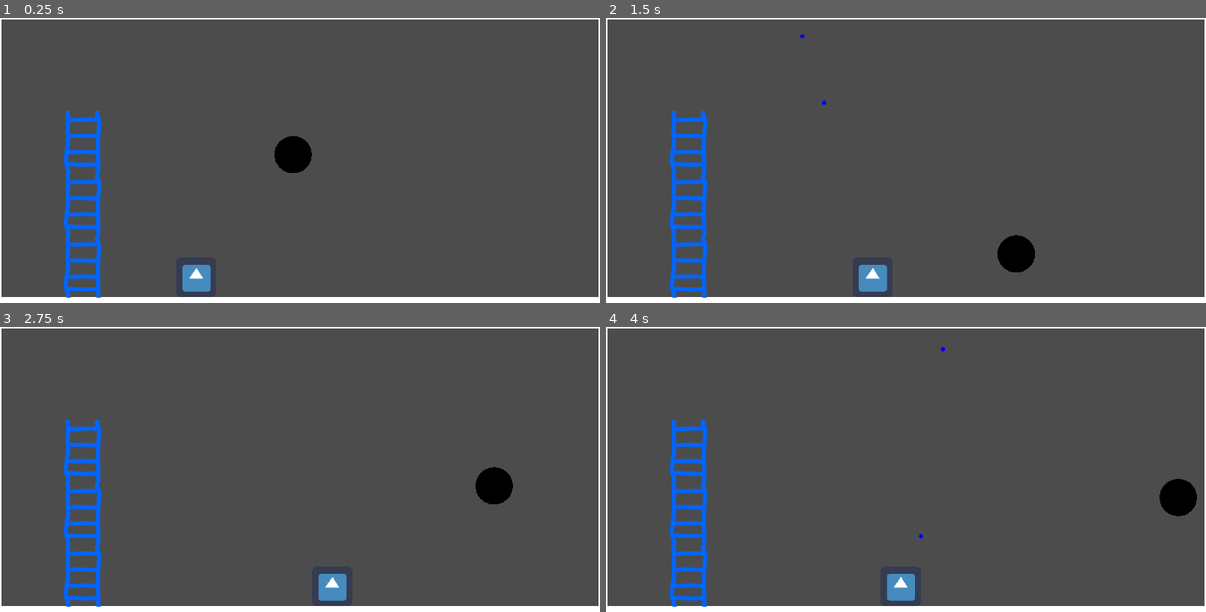
Above: before the commit, frames 1-4 (two rows, left to right).
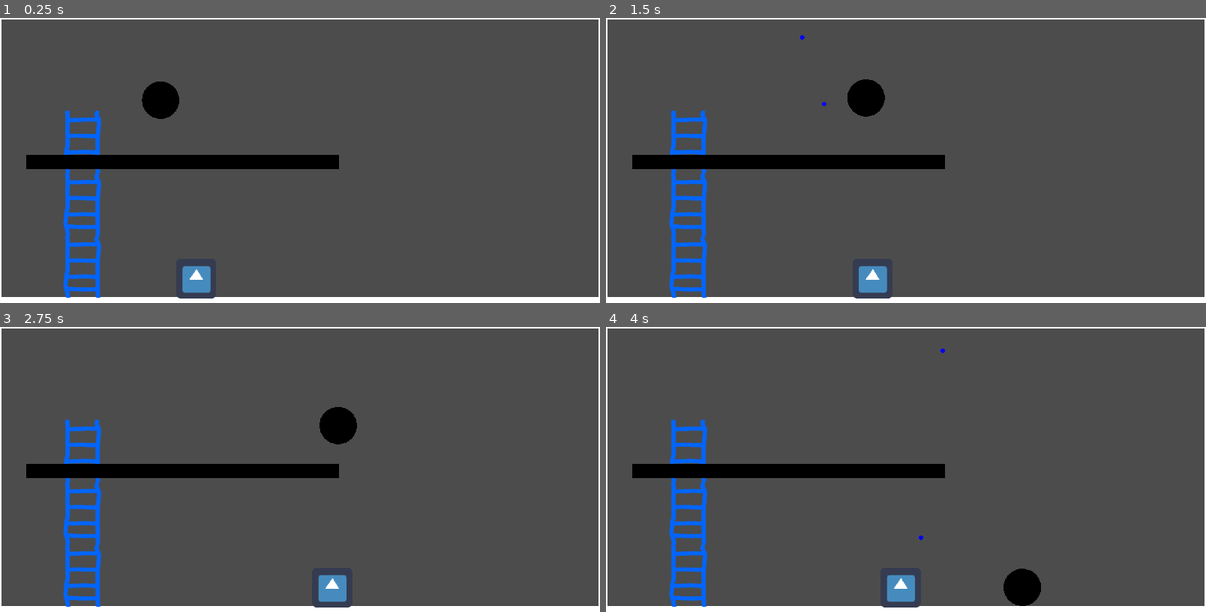
Above: after the commit, the same moments.

Repository: MaeIsBad/pang
Game: Godot game, scene res://UI/Main.tscn
The game is run twice, just before and just after one commit, with the same random seed, the same clock (stepped at 60 frames per second) and the same inputs. The engine's default icon, where the game draws it, is replaced by a stand-in: a white triangle on a blue panel in a dark square. Sound files missing from this copy of the repository are replaced by a short silence.
Inputs:
- Up to frame 1 (0.25 s): no input
- Up to frame 2 (1.5 s): tap Enter (ui_accept) at 0.5, 0.77 s; hold Right (ui_right) 0.53-1.28 s; hold Down (ui_down) from 1.28 s (still down)
- Up to frame 3 (2.75 s): tap Enter (ui_accept) at 1.52 s; release Down (ui_down) at 2.03 s; hold Right (ui_right) from 2.03 s (still down)
- Up to frame 4 (4 s): release Right (ui_right) at 2.78 s; hold Up (ui_up) 2.78-3.53 s; tap Enter (ui_accept) at 3.02, 3.77 s; hold Left (ui_left) from 3.53 s (still down)

The runs differ from the first frame. In frame 1, 3.8% of the frame differs, in the area x 4-57%, y 22-99%; in frame 2, 4.3%; in frame 3, 4.3%; in frame 4, 4.3%, in the area x 4-99%, y 7-99%.

Commit message:
Add gravity

Diff:
--- a/Maps/TestMap.tscn
+++ b/Maps/TestMap.tscn
@@ -1,8 +1,19 @@
-[gd_scene load_steps=4 format=2]
+[gd_scene load_steps=7 format=2]
 
 [ext_resource path="res://Ball/Ball.tscn" type="PackedScene" id=1]
 [ext_resource path="res://MapElements/Ladder.tscn" type="PackedScene" id=2]
 [ext_resource path="res://Maps/Level.tscn" type="PackedScene" id=3]
+
+[sub_resource type="Gradient" id=1]
+offsets = PoolRealArray( 1 )
+colors = PoolColorArray( 0, 0, 0, 1 )
+
+[sub_resource type="GradientTexture" id=2]
+gradient = SubResource( 1 )
+width = 1000
+
+[sub_resource type="RectangleShape2D" id=3]
+extents = Vector2( 500, 23.5 )
 
 [node name="Level" instance=ExtResource( 3 )]
 
@@ -10,7 +21,7 @@
 position = Vector2( 628, 801 )
 
 [node name="Ball" parent="." index="1" instance=ExtResource( 1 )]
-position = Vector2( 868, 430 )
+position = Vector2( 444, 255 )
 linear_velocity = Vector2( 300, 0 )
 size = 6
 
@@ -19,5 +30,16 @@
 editor_draw_screen = false
 
 [node name="Ladder" parent="." index="4" instance=ExtResource( 2 )]
-position = Vector2( 269, 598 )
+position = Vector2( 268, 598 )
 height = 300.0
+
+[node name="Platform" type="StaticBody2D" parent="." index="5"]
+position = Vector2( 585, 461 )
+
+[node name="Sprite" type="Sprite" parent="Platform" index="0"]
+scale = Vector2( 1, 46.5 )
+texture = SubResource( 2 )
+
+[node name="CollisionShape2D" type="CollisionShape2D" parent="Platform" index="1"]
+position = Vector2( 0, 0.5 )
+shape = SubResource( 3 )
--- a/Player/Player.gd
+++ b/Player/Player.gd
@@ -11,6 +11,7 @@
 var ladder: Ladder = null
 
 const UP = Vector2(0.0, -1.0)
+const GRAVITY = 400.0
 
 # Returns true if found a ground to snap to
 func snap_to_ground() -> bool:
@@ -67,6 +68,8 @@
 	# warning-ignore:return_value_discarded
 		move_and_slide(Vector2(-300.0,0.0), UP)
 
+	move_and_slide(Vector2(0.0,GRAVITY), UP)
+
 	var can_switch_to_climbing = self.ladder && abs(self.ladder.position.x - self.position.x) < 10
 	if (Input.is_action_pressed("ui_up") || Input.is_action_pressed("ui_down")) && can_switch_to_climbing:
 		self.switch_to_climbing()
